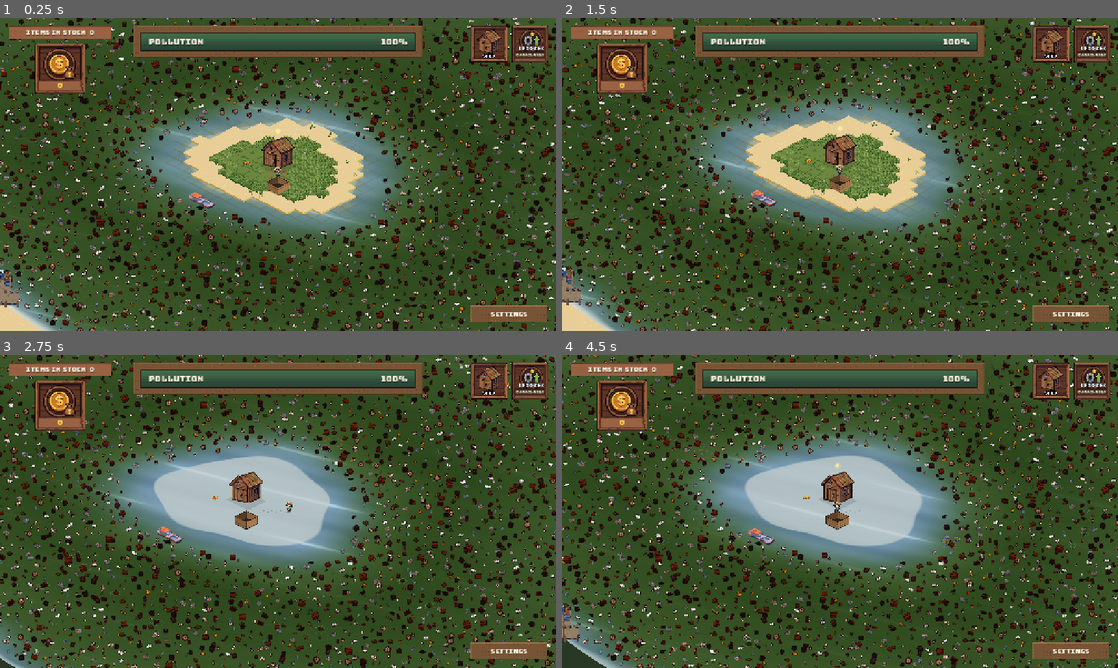
Above: before the commit, frames 1-4 (two rows, left to right).
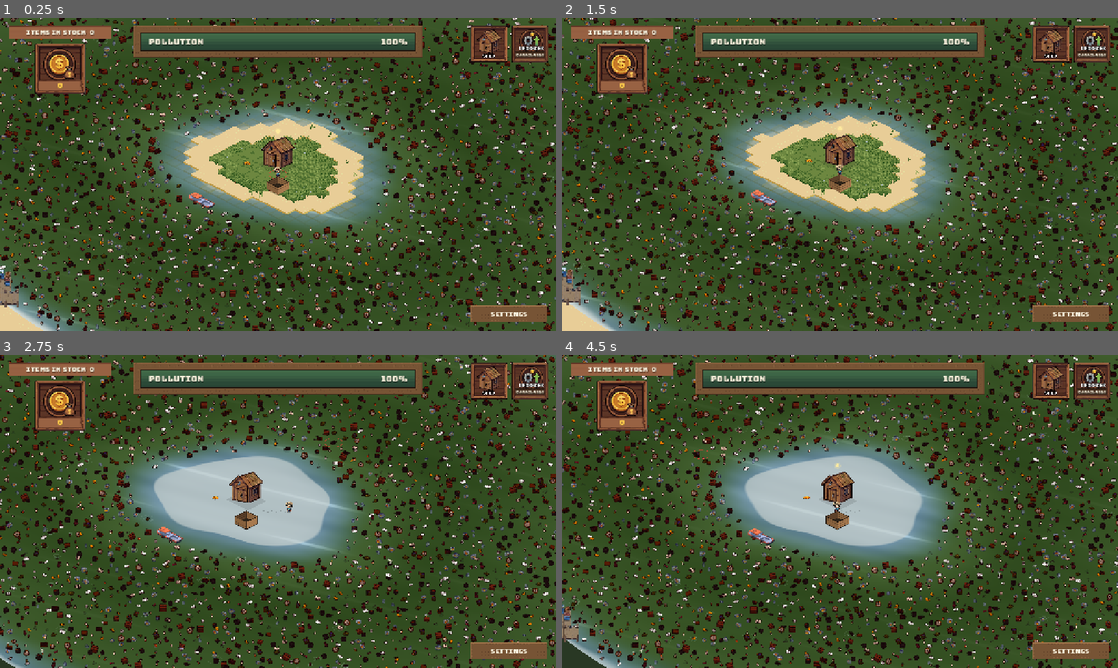
Above: after the commit, the same moments.

Repository: richardwolter/Games
Game: Godot game, scene res://scenes/main.tscn
Same seed, same stepped clock (60 frames per second), same inputs: the game is played once before the commit and once after it.
Inputs (mouse positions are in pixels of both pictures, inside the frame that each line leads up to):
- Up to frame 1 (0.25 s): no input
- Up to frame 2 (1.5 s): tap Enter at 0.5 s; drag from (840, 174) to (895, 105) at 0.52 s; drag from (728, 190) to (812, 237) at 1.27 s
- Up to frame 3 (2.75 s): move the mouse to (333, 442) at 2.02 s; hold Right (walk_right) from 2.03 s (still down); hold G from 2.03 s (still down)
- Up to frame 4 (4.5 s): release Right (walk_right) at 2.75 s; release G at 2.75 s; drag from (812, 574) to (673, 464) at 2.77 s; move the mouse to (1006, 558) at 3.52 s; hold Left (walk_left) 3.53-4.25 s; tap M at 3.6 s; drag from (673, 464) to (756, 433) at 4.27 s

The runs differ from the first frame. In frame 1, 23% of the frame differs, in the area x 0-100%, y 0-100%; in frame 2, 23%; in frame 3, 23%; in frame 4, 23%.

Commit message:
Lake Cleanup: keep the ferry off the island's sand, bring the rubbish in
The ferry's clearance was measured from the waterline, where the island's sand
carries on under the lake for another 2.2 tiles (Iso.SHELF_TILES) before it
fades out. ISLAND_CLEAR at 1.25 left 1.85 tiles, which ended inside that sand,
so every run past the island crossed a beach. It is 1.43 now — 3.2 tiles, the
sand plus a lane of open water — with ISLAND_BERTH moved out to match.

Worse, _leg_is_clear took its limit from the smallest of the two ends, so a
corner _smooth had invented answered its own question by being far enough
inside the island. The run home from the north yard planned a waypoint 1.7
tiles inland. Only `from` may lower the limit now (the boat is already where it
is), plus the dock as a destination, which is a fixed point the level put
against the beach and so licenses nothing nearer than itself. This is what
test_lake's "no planned path runs over the island" was failing on; it passes.

The worst run home goes from 1.15 to 1.30 times the direct distance. The old
figure was bought by cutting through the island. ISLAND_BEND stays at 1.72:
1.80 costs 1.32x, and 1.58 trades a hundredth back for six corners over four.

Iso.SHELF_CLEAR 0.5 -> 0.1, so the rubbish ring starts 2.3 tiles out instead of
2.7 and the island stops sitting in a moat of clean water. The ferry's lane now
runs over the near edge of that ring, which is a skimmer's business.

test_lake: 210 checks, 2 failed — both pre-existing and unrelated (a Control
eating mouse input, and the ferry loading race).

Co-Authored-By: Claude Opus 5 <noreply@anthropic.com>

Diff:
--- a/Lake Cleanup/scripts/boat.gd
+++ b/Lake Cleanup/scripts/boat.gd
@@ -144,16 +144,32 @@
 ##
 ## All three of these are multiples of the island's radius, so growing the island grew the
 ## room the ferry left round it by the same factor — and a bend that swings wide of a bigger
-## island is a longer trip for the same crossing. Pulled back in (from 1.7 / 2.6 / 2.15) so
-## the ferry keeps about the same distance in tiles off the beach as it did before.
-const ISLAND_CLEAR := 1.25
+## island is a longer trip for the same crossing.
+##
+## 1.0 is the waterline, not the edge of what the island looks like. The island's sand keeps
+## going under the lake for `Iso.SHELF_TILES` — 2.2 tiles — and fades out there, and that
+## faded sand is what the eye reads as the island. At 1.25 this left 1.85 tiles, which ended
+## inside the sand: the ferry crossed the shelf on every run past. At 1.43 it is 3.2 tiles,
+## which is the sand plus a lane of open water wide enough to read as one.
+##
+## Deliberately inside where the rubbish starts (`Iso.SHELF_CLEAR`, 2.3 tiles out): the lane
+## the ferry keeps is over the near edge of the rubbish ring, and a skimmer fitted to it
+## fishes that edge on the way past. Clearance here is about the picture — a boat crossing a
+## beach — not about the water being empty.
+const ISLAND_CLEAR := 1.43
 
 ## How far out a bend round the island swings, and how far out the dock is approached from,
 ## in the same units. Both are comfortably outside ISLAND_CLEAR: a waypoint sitting exactly
 ## on the limit makes the chords either side of it dip below the limit, and the leg gets
 ## split again for no gain.
+##
+## The berth moved out with the clearance; the bend did not have to. At 2.1 tiles outside
+## `ISLAND_CLEAR` it is still comfortably clear of it, and swinging it wider only bought a
+## longer trip: 1.80 put the worst run home at 1.32 times the direct distance against 1.30
+## here, and pulling it in to 1.58 traded a hundredth of that back for six corners instead of
+## four.
 const ISLAND_BEND := 1.72
-const ISLAND_BERTH := 1.44
+const ISLAND_BERTH := 1.57
 
 ## How often a moving skimmer gets a go at the water, in tiles travelled. Rolling once per
 ## frame would make the catch rate depend on the frame rate, which is the kind of bug that
@@ -654,14 +670,14 @@
 	# the bend has to be bent, and the ferry arrives home sideways after four corrections.
 	var points: Array[Vector2] = []
 	var start := from
-	if from.is_equal_approx(dock):
+	if from.distance_to(dock) < ARRIVE_DISTANCE:
 		start = _dock_approach()
 		points.append(start)
 	var finish := to
 	var tail: Array[Vector2] = []
-	if to.is_equal_approx(dock):
+	if to.distance_to(dock) < ARRIVE_DISTANCE:
 		finish = _dock_approach()
-		tail.append(dock)
+		tail.append(to)
 
 	points.append_array(_split_leg(start, finish))
 	points.append_array(tail)
@@ -762,13 +778,29 @@
 ## send the empty ferry home by way of three quarters of the lake: the destination itself
 ## failed the test, so the leg split until it ran out of recursion. A leg only has to stay
 ## as clear of the island as the places it is joining already are.
+## Whether a leg keeps `ISLAND_CLEAR` all the way along it.
+##
+## Only `from` may lower the limit, and only because the boat is already there: a ferry
+## leaving the dock is inside the clearance by definition and has to be allowed to drive out
+## of it. `to` may not, and neither may any point sampled in between.
+##
+## That asymmetry is the whole fix. The limit used to be the smallest of the two ends, which
+## sounds even-handed and is not: `_smooth` asks whether a corner it has *invented* is clear,
+## passes that corner as `to`, and a corner far enough inside the island answered its own
+## question. The planner was pulling waypoints onto the shed and approving them for being
+## there — a run home from the north yard went 1.7 tiles inland.
+##
+## The dock is the one destination that may lower it as well, because the dock is tucked
+## against the beach and cannot be reached from outside the clearance at all. That is safe
+## for the same reason the invented corners are not: the dock is a fixed point the level put
+## there, so letting a leg run in as close as the dock itself never licenses anything nearer
+## than the dock. A run that comes in straight, like the yard due south of it, stays one leg;
+## one that would cut the corner still has to bend, because the sampled points along it are
+## judged against the dock's own distance and not against their own.
 func _leg_is_clear(from: Vector2, to: Vector2) -> bool:
-	var limit := minf(
-		ISLAND_CLEAR,
-		minf(
-			Iso.island_fraction(from.x, from.y), Iso.island_fraction(to.x, to.y)
-		)
-	)
+	var limit := minf(ISLAND_CLEAR, Iso.island_fraction(from.x, from.y))
+	if to.distance_to(dock) < ARRIVE_DISTANCE:
+		limit = minf(limit, Iso.island_fraction(to.x, to.y))
 	for i in 17:
 		var at := from.lerp(to, float(i) / 16.0)
 		if Iso.island_fraction(at.x, at.y) < limit - 0.001:
--- a/Lake Cleanup/scripts/iso.gd
+++ b/Lake Cleanup/scripts/iso.gd
@@ -218,7 +218,14 @@
 ## How far a rubbish tile is kept past the end of that shelf, in tiles. A piece is drawn a
 ## good deal wider than the tile it sits on, and one sitting exactly on the last row of sand
 ## overlaps it.
-const SHELF_CLEAR := 0.5
+##
+## Was 0.5, which held the ring a full half tile off sand that has already faded to nothing
+## by then — the island sat in a moat of clean water it had not been cleaned out of. At 0.1
+## the nearest rubbish is 2.3 tiles out: still clear of the drawn sand, close enough that the
+## island reads as something the filth has washed up against rather than something it keeps
+## away from. The overlap this guards against is a few pixels of a sprite over the faintest
+## end of the shelf, which is what a piece of junk aground at the water's edge looks like.
+const SHELF_CLEAR := 0.1
 
 
 ## How far past the water's edge a spot is, in tiles: negative under the island, zero at the
